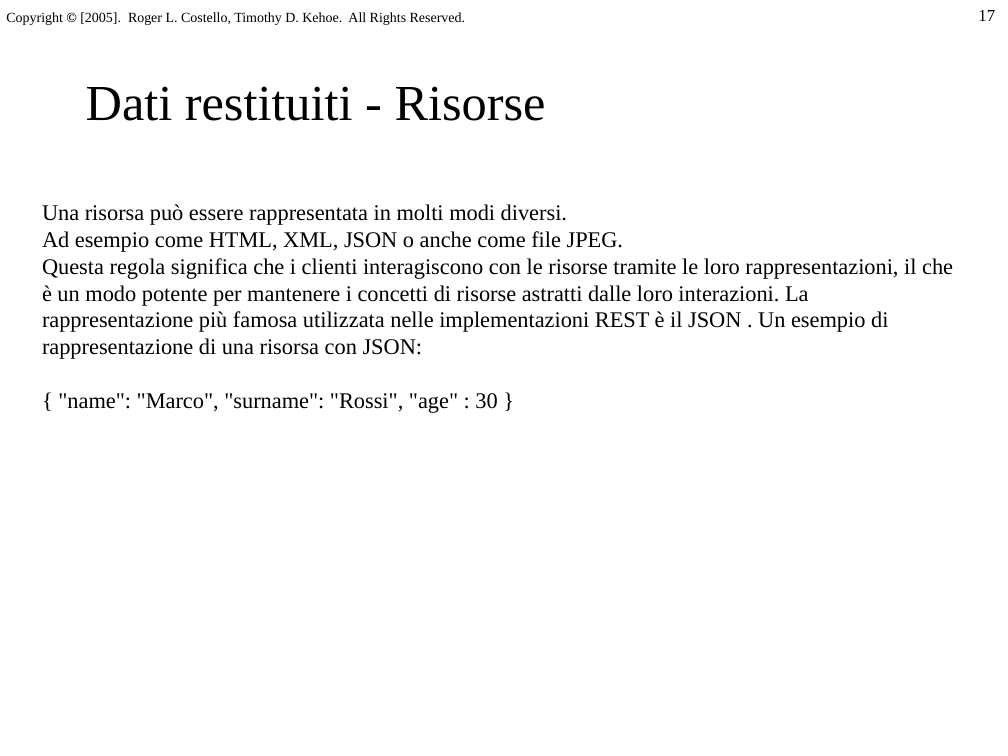
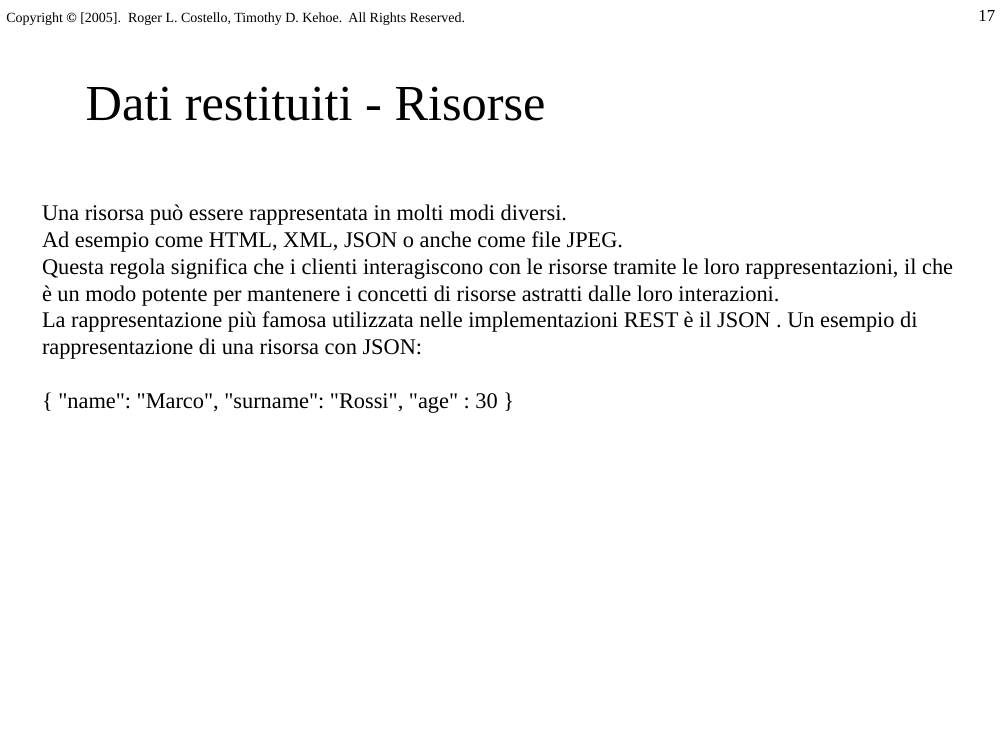
Before and after one commit to AlessandroS94/corso_21122022, a slide deck: slide 17 of Day 4/REST-full.pptx. Drawn at 1008x756 pixels with LibreOffice and Linux fonts; fonts in the diff are those of the drawing. Boxes give left, top, right and bottom in pixels: in the first picture for what was removed or moved away, otherwise in the second. Text is boxed around its words. In the diff, an @@ line names an element or a change of style, - is before the commit and + after.

Commit message:
update slide

```diff
--- a/Day 4/REST-full.pptx
+++ b/Day 4/REST-full.pptx
@@ text at [42,204,953,359]: text changed @@
-Una risorsa può essere rappresentata in molti modi diversi.
-Ad esempio come HTML, XML, JSON o anche come file JPEG.
-Questa regola significa che i clienti interagiscono con le risorse tramite le loro rappresentazioni, il che è un modo potente per mantenere i concetti di risorse astratti dalle loro interazioni. La rappresentazione più famosa utilizzata nelle implementazioni REST è il JSON . Un esempio di rappresentazione di una risorsa con JSON:
+Una risorsa può essere rappresentata in molti modi diversi.
+Ad esempio come HTML, XML, JSON o anche come file JPEG.
+Questa regola significa che i clienti interagiscono con le risorse tramite le loro rappresentazioni, il che è un modo potente per mantenere i concetti di risorse astratti dalle loro interazioni.
+La rappresentazione più famosa utilizzata nelle implementazioni REST è il JSON . Un esempio di rappresentazione di una risorsa con JSON:
```
Also in this commit, not shown: 2 other slides changed, 6 other files.
